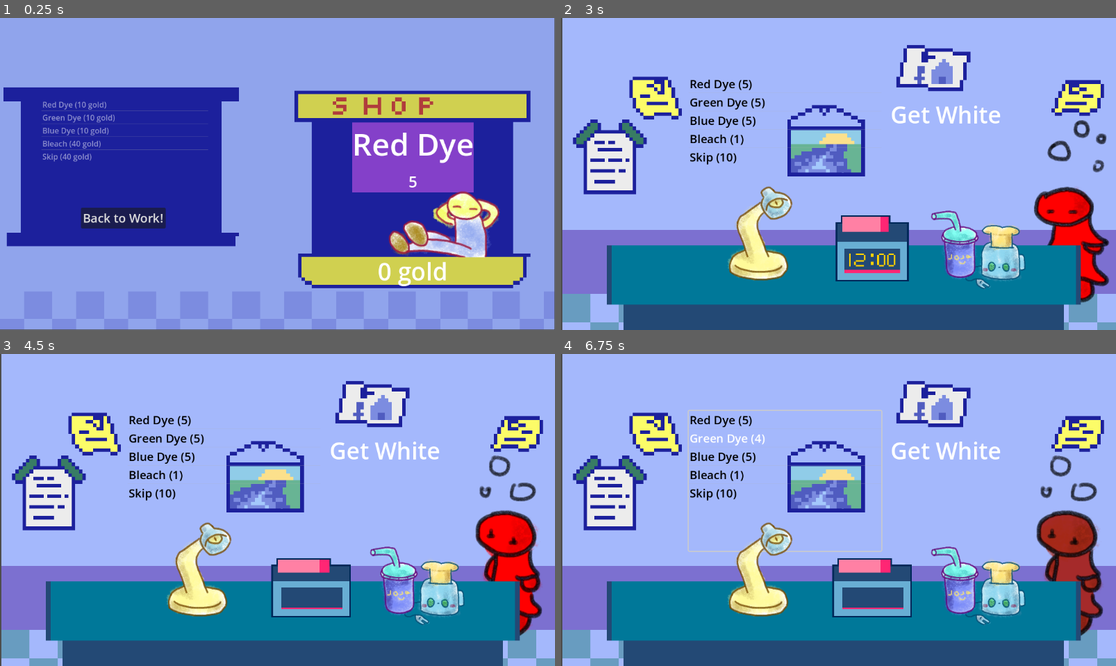
Above: before the commit, frames 1-4 (two rows, left to right).
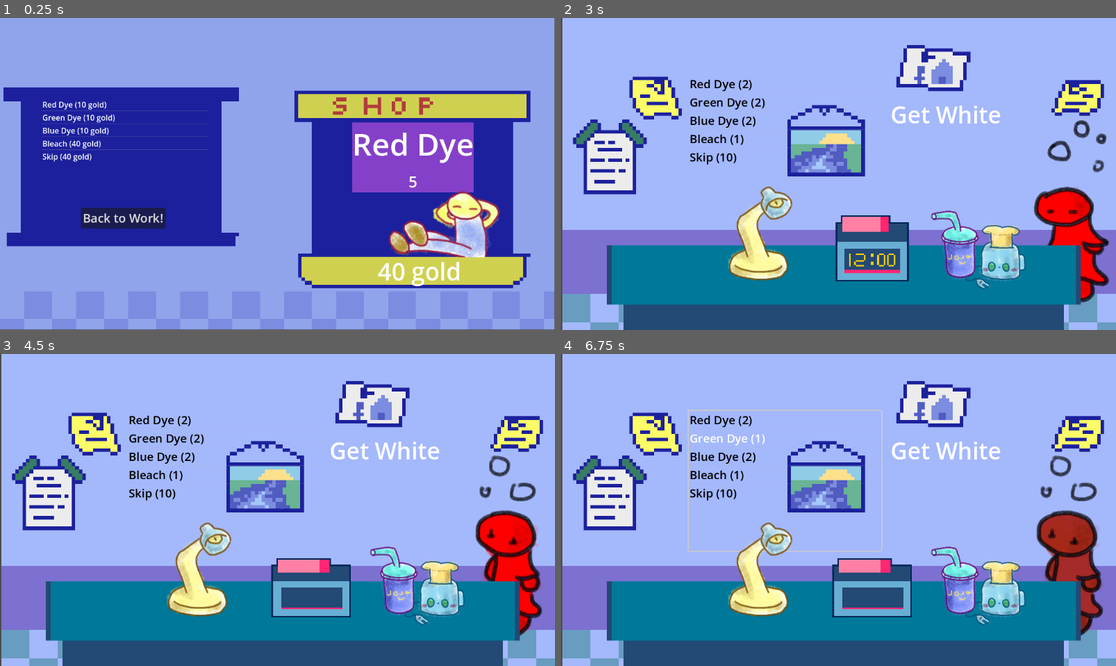
Above: after the commit, the same moments.

Repository: etherware-novice/poisongamejam
Game: Godot game, scene res://scenes/shop.tscn
The game is run twice, just before and just after one commit, with the same random seed, the same clock (stepped at 60 frames per second) and the same inputs. This scene is started directly instead of the project's main scene. The engine's default icon, where the game draws it, is replaced by a stand-in: a white triangle on a blue panel in a dark square.
Inputs (mouse positions are in pixels of both pictures, inside the frame that each line leads up to):
- Up to frame 1 (0.25 s): no input
- Up to frame 2 (3 s): click "Back to Work!" at 0.5 s; move the mouse to (960, 158) at 1.27 s; click (960, 158) at 1.42 s; move the mouse to (727, 189) at 2.02 s; click (727, 189) at 2.17 s; move the mouse to (894, 105) at 2.77 s; click (894, 105) at 2.92 s
- Up to frame 3 (4.5 s): move the mouse to (249, 572) at 3.52 s; click (249, 572) at 3.67 s; tap Enter at 4.25 s; move the mouse to (444, 556) at 4.27 s; click (444, 556) at 4.42 s
- Up to frame 4 (6.75 s): move the mouse to (672, 463) at 5.02 s; click (672, 463) at 5.17 s; tap Space at 5.75 s; move the mouse to (866, 510) at 5.77 s; click (866, 510) at 5.92 s; move the mouse to (755, 432) at 6.52 s; click (755, 432) at 6.67 s

The runs differ from the first frame. In frame 1, 1.0% of the frame differs, in the area x 7-83%, y 26-86%; in frame 2, less than 0.1%; in frame 3, less than 0.1%; in frame 4, less than 0.1%.

Commit message:
intro cutscene added!

Diff:
--- /dev/null
+++ b/introCutscene.gd
@@ -0,0 +1,50 @@
+extends CanvasLayer
+
+var lastSpeaker
+var f
+
+signal click
+
+# Called when the node enters the scene tree for the first time.
+func _ready():
+	$AnimationPlayer.play("open")
+	await $AnimationPlayer.animation_finished
+	f = FileAccess.open("res://opening.txt", FileAccess.READ)
+
+	while not f.eof_reached():
+		var line = f.get_line().split(":", false, 1)
+		print(line)
+		if line.size() < 2:
+			continue # invalid line, skip
+		await writeText(line[0], line[1]).finished
+		await self.click
+
+	f.close()
+	$AnimationPlayer.play_backwards("open")
+	$box/speaker.visible_ratio = 0
+	$box/Label.visible_ratio = 0
+	await $AnimationPlayer.animation_finished
+	var wipe = constants.fade.instantiate()
+	wipe.loadScene(self, "res://scenes/shop.tscn")
+
+func writeText(speaker, line):
+	var tweener := create_tween()
+	$box/Label.text = line
+	$box/Label.visible_ratio = 0
+	tweener.tween_property($box/Label, "visible_ratio", 1, 3)
+
+	if lastSpeaker != speaker:
+		var speakerTweener := create_tween()
+		$box/speaker.visible_ratio = 0
+		$box/speaker.text = speaker
+		speakerTweener.tween_property($box/speaker, "visible_ratio", 1, 1)
+
+	lastSpeaker = speaker
+
+	return tweener
+
+
+func _input(event):
+	#fancy way of testing for a mouse click
+	if event is InputEventMouseButton && event.button_index == MOUSE_BUTTON_LEFT && event.pressed:
+		emit_signal("click")
--- /dev/null
+++ b/scenes/intro_cutscene.tscn
@@ -0,0 +1,87 @@
+[gd_scene load_steps=6 format=3 uid="uid://cqahpl3tgaint"]
+
+[ext_resource type="Script" path="res://introCutscene.gd" id="1_xdv2w"]
+[ext_resource type="Texture2D" uid="uid://bepixldanx5xf" path="res://art/introWall.png" id="2_3iqkj"]
+
+[sub_resource type="Animation" id="Animation_y8l2y"]
+resource_name = "open"
+tracks/0/type = "value"
+tracks/0/imported = false
+tracks/0/enabled = true
+tracks/0/path = NodePath("box:size")
+tracks/0/interp = 1
+tracks/0/loop_wrap = true
+tracks/0/keys = {
+"times": PackedFloat32Array(0, 1),
+"transitions": PackedFloat32Array(0.258816, 1),
+"update": 0,
+"values": [Vector2(0, 0), Vector2(1057, 164)]
+}
+
+[sub_resource type="Animation" id="Animation_grqv0"]
+length = 0.001
+tracks/0/type = "value"
+tracks/0/imported = false
+tracks/0/enabled = true
+tracks/0/path = NodePath("box:size")
+tracks/0/interp = 1
+tracks/0/loop_wrap = true
+tracks/0/keys = {
+"times": PackedFloat32Array(0),
+"transitions": PackedFloat32Array(1),
+"update": 0,
+"values": [Vector2(1057, 164)]
+}
+
+[sub_resource type="AnimationLibrary" id="AnimationLibrary_6yxj3"]
+_data = {
+"RESET": SubResource("Animation_grqv0"),
+"open": SubResource("Animation_y8l2y")
+}
+
+[node name="introCutscene" type="CanvasLayer"]
+script = ExtResource("1_xdv2w")
+
+[node name="introWall" type="TextureRect" parent="."]
+texture_filter = 1
+anchors_preset = 15
+anchor_right = 1.0
+anchor_bottom = 1.0
+grow_horizontal = 2
+grow_vertical = 2
+texture = ExtResource("2_3iqkj")
+
+[node name="box" type="ColorRect" parent="."]
+offset_left = 44.0
+offset_top = 22.0
+offset_right = 1101.0
+offset_bottom = 186.0
+color = Color(0.172549, 0.278431, 1, 1)
+
+[node name="speaker" type="Label" parent="box"]
+layout_mode = 0
+offset_left = 21.0
+offset_top = 2.0
+offset_right = 291.0
+offset_bottom = 77.0
+theme_override_font_sizes/font_size = 52
+text = "nullperson"
+visible_characters = 0
+visible_ratio = 0.0
+
+[node name="Label" type="Label" parent="box"]
+layout_mode = 0
+offset_left = 21.0
+offset_top = 64.0
+offset_right = 1045.0
+offset_bottom = 142.0
+theme_override_font_sizes/font_size = 32
+text = "lorem ipsum doler"
+autowrap_mode = 3
+visible_characters = 0
+visible_ratio = 0.0
+
+[node name="AnimationPlayer" type="AnimationPlayer" parent="."]
+libraries = {
+"": SubResource("AnimationLibrary_6yxj3")
+}
--- a/scripts/main_game_loop.gd
+++ b/scripts/main_game_loop.gd
@@ -69,7 +69,7 @@
 
 	await get_tree().create_timer(2).timeout
 	var wipe = constants.fade.instantiate()
-	wipe.loadScene(self, "res://scenes/shop.tscn")
+	wipe.loadScene(self, "res://scenes/intro_cutscene.tscn")
 
 
 func _on_workclock_time_up():
--- a/scripts/player.gd
+++ b/scripts/player.gd
@@ -1,9 +1,9 @@
 extends Node
 
 # red dye, green dye, blue dye, bleach, skips
-var inventory = [5, 5, 5, 1, 10]
+var inventory = [2, 2, 2, 1, 10]
 var cutsceneLock
-var bank = 0
+var bank = 40
 
 signal usedItem(index)
 
Binary file added: art/introWall.aseprite
Binary file added: art/introWall.png
Not shown, added: art/introWall.png.import
Not shown, added: opening.txt
